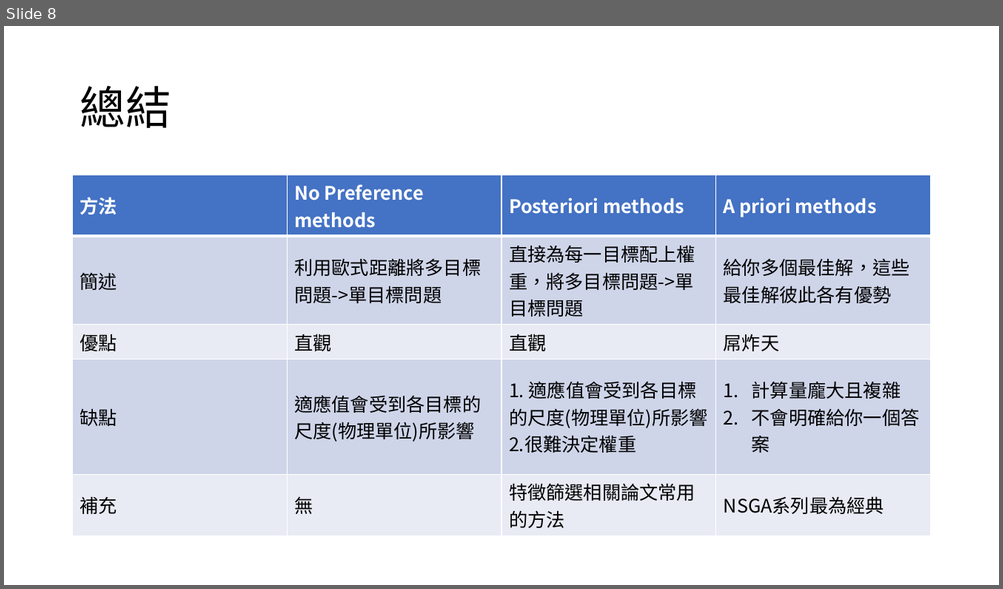
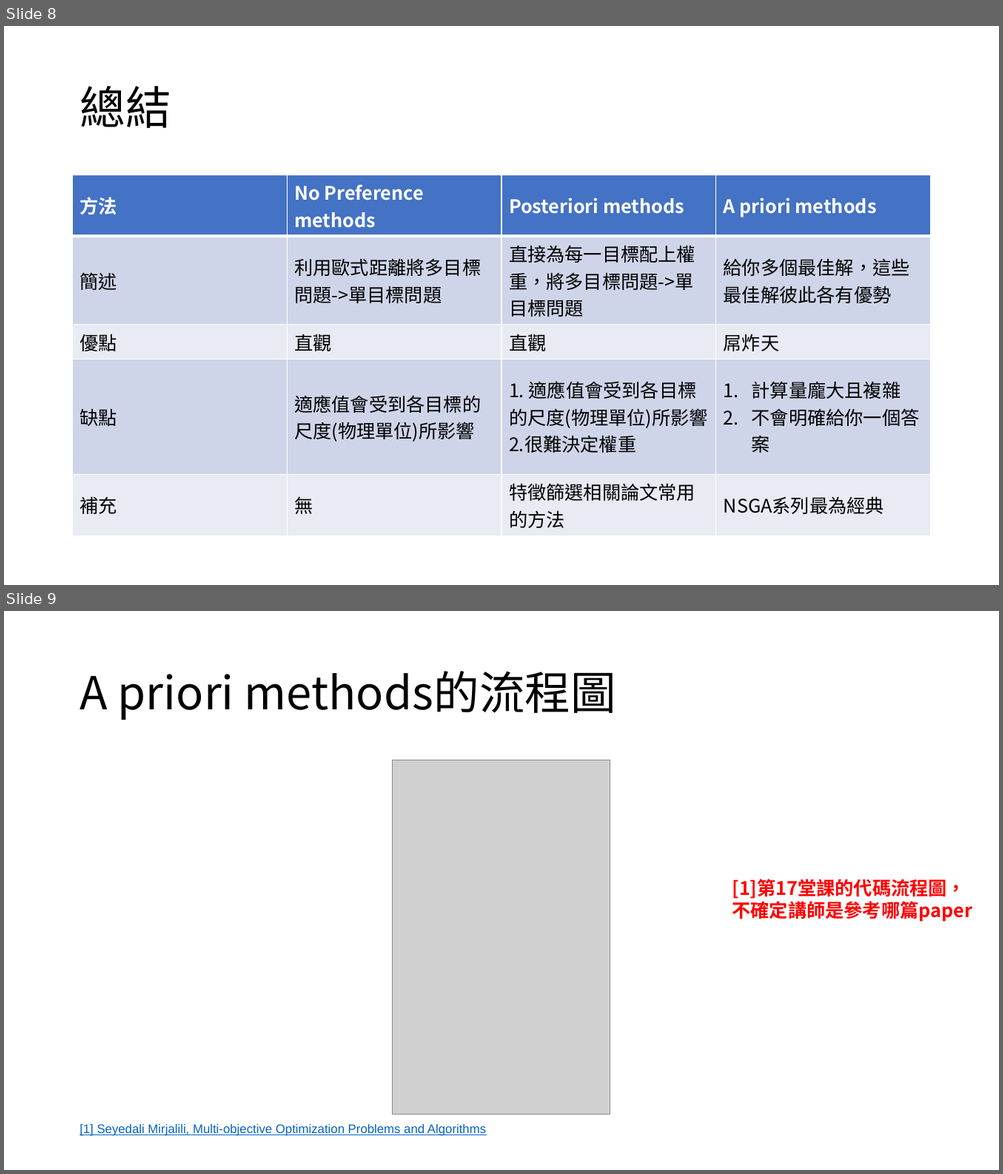
Before and after one commit to ZongSingHuang/Multi-objective-Optimization-Problems-and-Algorithms, a slide deck: 多目標最佳化.pptx. Shown one above the other, each under a label of ours: slide 8 before the commit, slides 8 and 9 after it. The pictures are 1003x589 and 1003x1174 pixels, drawn with LibreOffice and Linux fonts; fonts in the diff are those of the drawing; grey boxes stand for pictures. Boxes give left, top, right and bottom in pixels: in the first picture for what was removed or moved away, otherwise in the second. Text is boxed around its words. In the diff, an @@ line names an element or a change of style, - is before the commit and + after.

```diff
--- a/多目標最佳化.pptx
+++ b/多目標最佳化.pptx
@@ slide 9 added at (x1=4, y1=611, x2=999, y2=1170), background #FFFFFF @@
@@ title added at (x1=79, y1=671, x2=616, y2=720), 44 pt, text #000000 @@
+A priori methods的流程圖
@@ picture added at (x1=392, y1=760, x2=611, y2=1116) @@
@@ text added at (x1=732, y1=879, x2=973, y2=922), 18 pt, text #FF0000, bold @@
+[1]第17堂課的代碼流程圖，不確定講師是參考哪篇paper
@@ text added at (x1=79, y1=1125, x2=486, y2=1136), 12 pt, text #0563C1, underline @@
+[1] Seyedali Mirjalili, Multi-objective Optimization Problems and Algorithms
```
